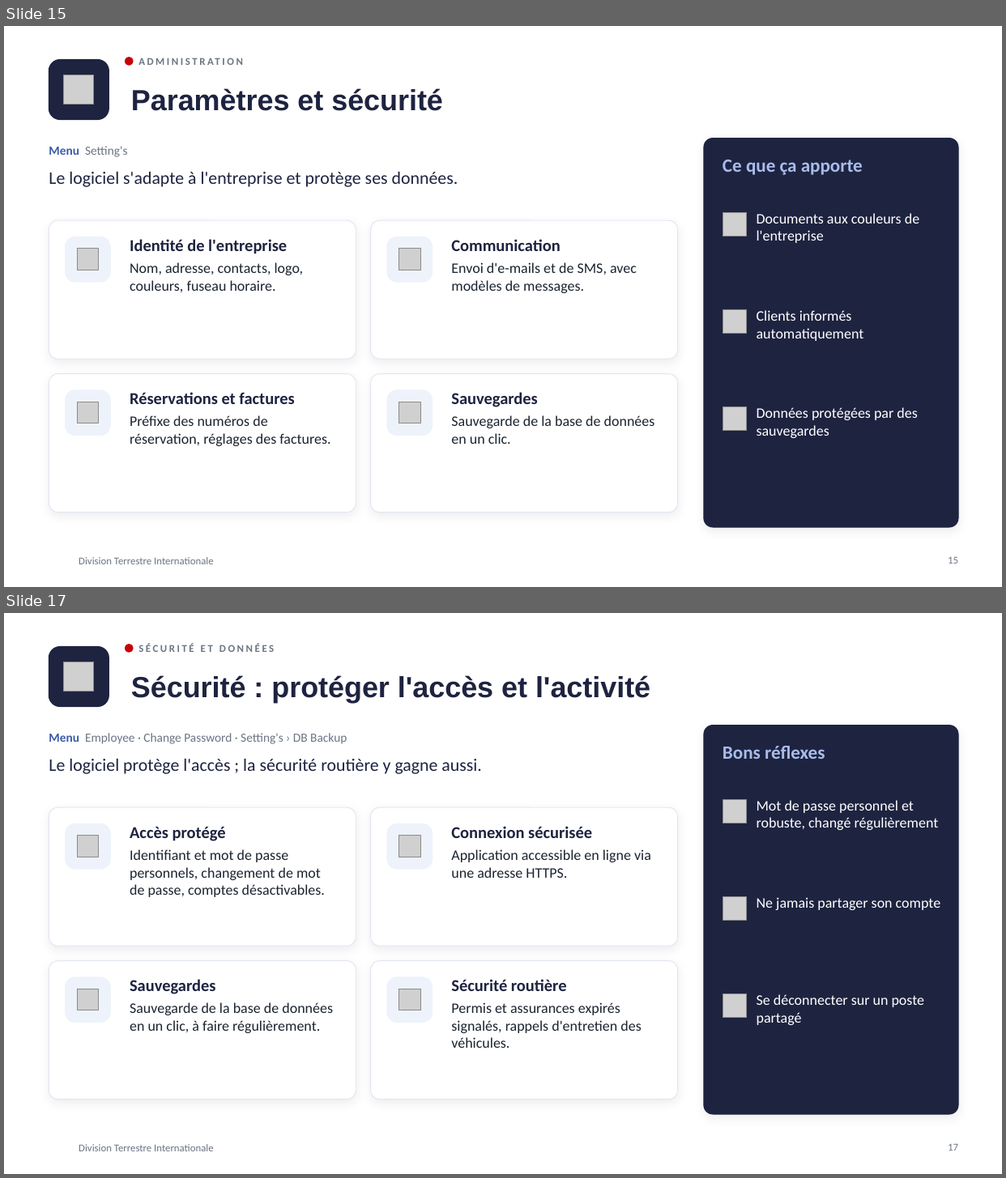
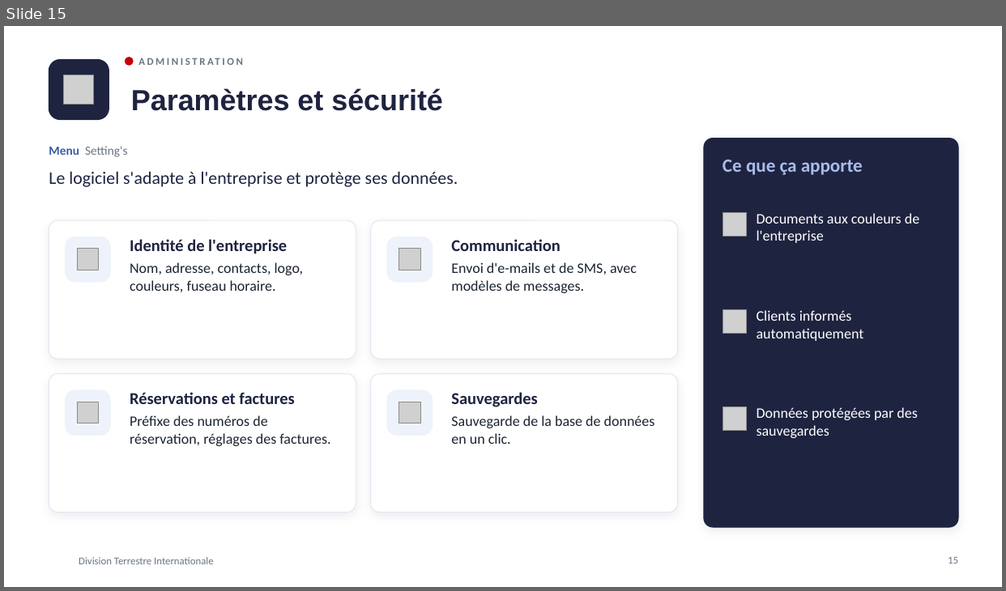
Before and after one commit to meledjearmel/portfolio-assets, a slide deck: formations/dti/presentation-division-terrestre-internationale.pptx. Shown one above the other, each under a label of ours: slides 15 and 17 before the commit, slide 15 after it; the slides between them are not shown. The pictures are 1006x1178 and 1006x591 pixels, drawn with LibreOffice and Linux fonts; fonts in the diff are those of the drawing; grey boxes stand for pictures; background and template pictures are left out. Boxes give left, top, right and bottom in pixels: in the first picture for what was removed or moved away, otherwise in the second. Text is boxed around its words. In the diff, an @@ line names an element or a change of style, - is before the commit and + after.

```diff
--- a/formations/dti/presentation-division-terrestre-internationale.pptx
+++ b/formations/dti/presentation-division-terrestre-internationale.pptx
@@ slide 17 removed at (4,613,1002,1174), background picture (left out); not listed: 1 template element that a slide beside it also shows @@
@@ rounded rectangle removed at (49,647,108,707) @@
@@ ellipse removed at (126,645,133,652) @@
@@ text removed at (138,643,274,652) @@
-SÉCURITÉ ET DONNÉES
@@ picture removed at (64,662,94,692) @@
@@ title removed at (131,675,650,702) @@
-Sécurité : protéger l'accès et l'activité
@@ text removed at (49,733,347,744) @@
-Menu Employee · Change Password · Setting's › DB Backup
@@ rounded rectangle removed at (704,726,958,1114) @@
@@ text removed at (722,746,825,759) @@
-Bons réflexes
@@ text removed at (49,759,482,774) @@
-Le logiciel protège l'accès ; la sécurité routière y gagne aussi.
@@ picture removed at (722,799,747,824) @@
@@ text removed at (756,800,939,830) @@
-Mot de passe personnel et robuste, changé régulièrement
@@ rounded rectangle removed at (49,807,356,946) @@
@@ rounded rectangle removed at (66,824,110,869) @@
@@ text removed at (130,827,325,897) @@
-Accès protégé
-Identifiant et mot de passe personnels, changement de mot de passe, comptes désactivables.
@@ rounded rectangle removed at (371,807,678,946) @@
@@ rounded rectangle removed at (387,824,432,869) @@
@@ text removed at (451,826,651,878) @@
-Connexion sécurisée
-Application accessible en ligne via une adresse HTTPS.
@@ picture removed at (78,836,99,858) @@
@@ picture removed at (399,836,421,858) @@
@@ picture removed at (722,897,747,921) @@
@@ text removed at (756,897,940,910) @@
-Ne jamais partager son compte
@@ rounded rectangle removed at (49,961,356,1100) @@
@@ rounded rectangle removed at (371,961,678,1100) @@
@@ rounded rectangle removed at (66,977,110,1023) @@
@@ picture removed at (78,990,99,1012) @@
@@ text removed at (130,979,333,1033) @@
-Sauvegardes
-Sauvegarde de la base de données en un clic, à faire régulièrement.
@@ rounded rectangle removed at (387,977,432,1023) @@
@@ picture removed at (399,990,421,1012) @@
@@ text removed at (451,979,641,1048) @@
-Sécurité routière
-Permis et assurances expirés signalés, rappels d'entretien des véhicules.
@@ picture removed at (722,994,747,1018) @@
@@ text removed at (756,995,925,1025) @@
-Se déconnecter sur un poste partagé
@@ page number removed at (948,1144,958,1151) @@
-17
```
Also in this commit, not shown: 1 slide changed, 5 slides added, 2 other slides removed, 1 other file.
